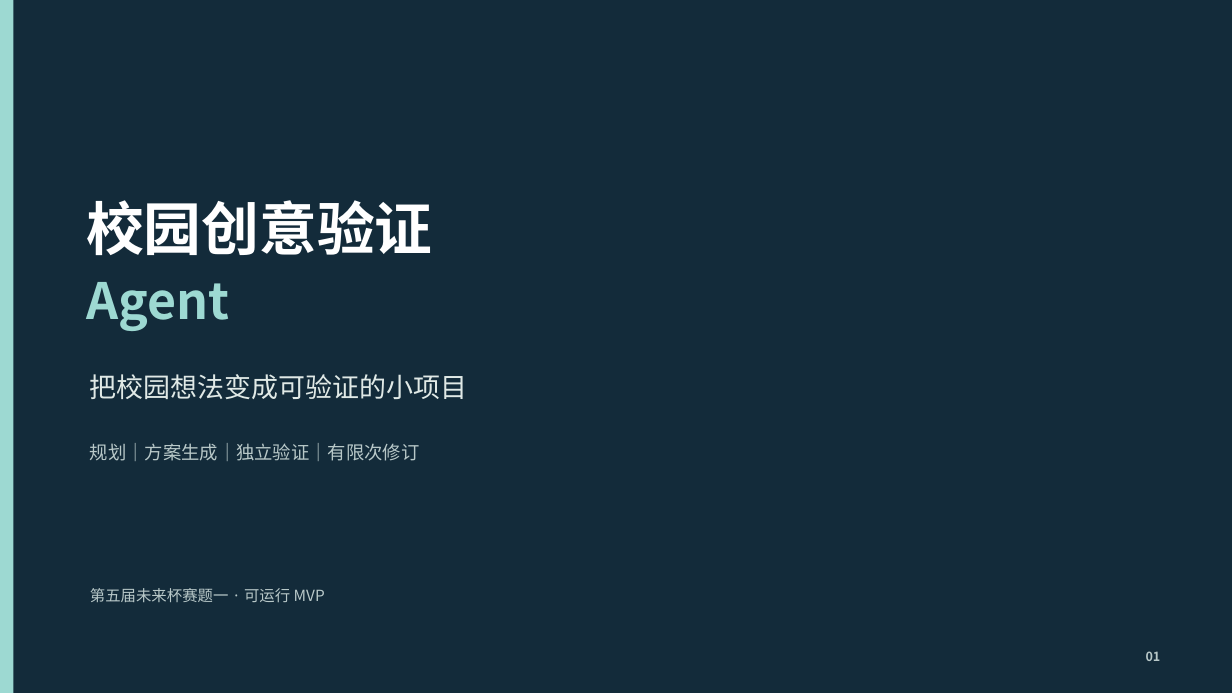
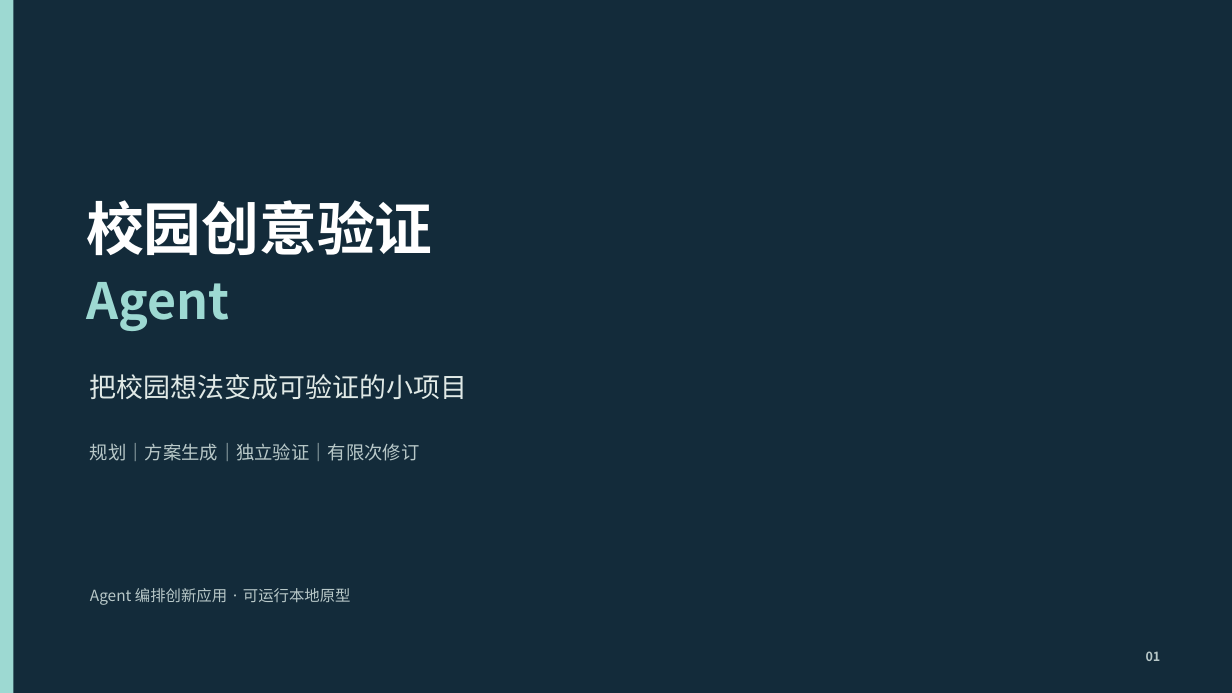
Before and after one commit to kanghaoyue11/campus-idea-agent, a slide deck: slide 1 of 校园创意验证Agent_演示稿.pptx. Drawn at 1232x693 pixels with LibreOffice and Linux fonts; fonts in the diff are those of the drawing. Boxes give left, top, right and bottom in pixels: in the first picture for what was removed or moved away, otherwise in the second. Text is boxed around its words. In the diff, an @@ line names an element or a change of style, - is before the commit and + after.

Commit message:
Finalize Agent orchestration project materials

```diff
--- a/校园创意验证Agent_演示稿.pptx
+++ b/校园创意验证Agent_演示稿.pptx
@@ text at [90,588,351,605]: text changed @@
-第五届未来杯赛题一 · 可运行 MVP
+Agent 编排创新应用 · 可运行本地原型
```
Also in this commit, not shown: 8 other slides changed, 9 other files.
